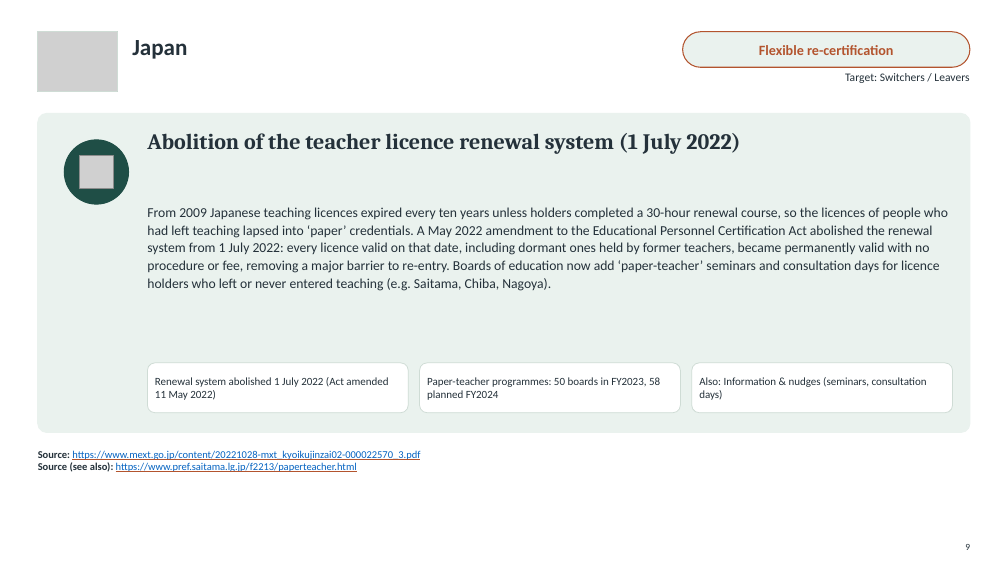
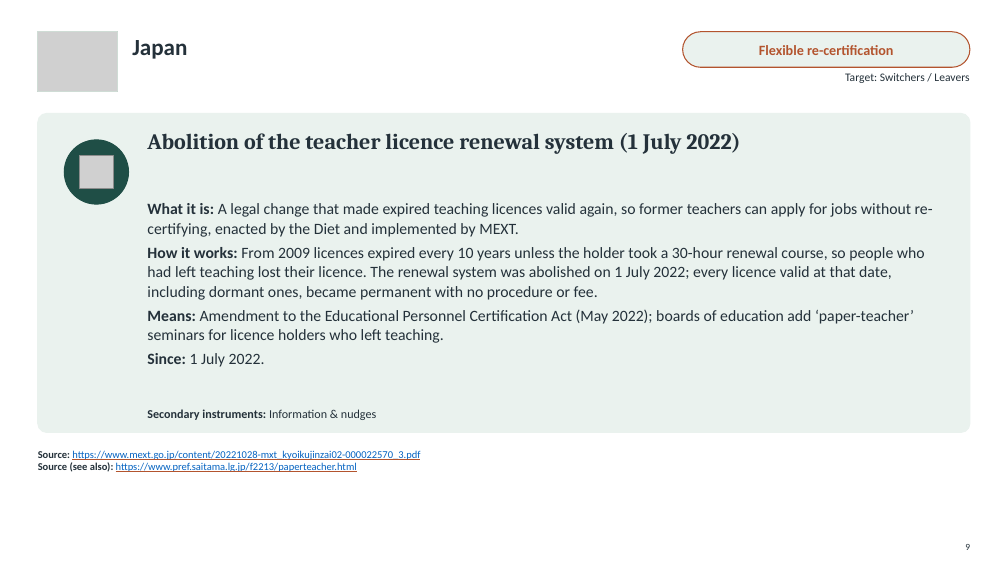
Before and after one commit to jedr1-ship-it/Alternative-Pathways----Quant, a slide deck: slide 9 of policies/Re-attracting_Former_Teachers.pptx. Drawn at 1008x567 pixels with LibreOffice and Linux fonts; fonts in the diff are those of the drawing; grey boxes stand for pictures. Boxes give left, top, right and bottom in pixels: in the first picture for what was removed or moved away, otherwise in the second. Text is boxed around its words. In the diff, an @@ line names an element or a change of style, - is before the commit and + after.

```diff
--- a/policies/Re-attracting_Former_Teachers.pptx
+++ b/policies/Re-attracting_Former_Teachers.pptx
@@ text at (147,203,933,367): text changed; size 13 to 15 pt @@
-From 2009 Japanese teaching licences expired every ten years unless holders completed a 30-hour renewal course, so the licences of people who had left teaching lapsed into ‘paper’ credentials. A May 2022 amendment to the Educational Personnel Certification Act abolished the renewal system from 1 July 2022: every licence valid on that date, including dormant ones held by former teachers, became permanently valid with no procedure or fee, removing a major barrier to re-entry. Boards of education now add ‘paper-teacher’ seminars and consultation days for licence holders who left or never entered teaching (e.g. Saitama, Chiba, Nagoya).
+What it is: A legal change that made expired teaching licences valid again, so former teachers can apply for jobs without re-certifying, enacted by the Diet and implemented by MEXT.
+How it works: From 2009 licences expired every 10 years unless the holder took a 30-hour renewal course, so people who had left teaching lost their licence. The renewal system was abolished on 1 July 2022; every licence valid at that date, including dormant ones, became permanent with no procedure or fee.
+Means: Amendment to the Educational Personnel Certification Act (May 2022); boards of education add ‘paper-teacher’ seminars for licence holders who left teaching.
+Since: 1 July 2022.
@@ rounded rectangle removed at (147,363,408,413) @@
@@ text removed at (155,377,388,400) @@
-Renewal system abolished 1 July 2022 (Act amended 11 May 2022)
@@ rounded rectangle removed at (420,363,681,413) @@
@@ text removed at (427,377,660,400) @@
-Paper-teacher programmes: 50 boards in FY2023, 58 planned FY2024
@@ rounded rectangle removed at (692,363,953,413) @@
@@ text removed at (699,377,927,400) @@
-Also: Information & nudges (seminars, consultation days)
@@ text added at (147,409,376,420), 11.5 pt, text #24313A, bold @@
+Secondary instruments: Information & nudges
```
Also in this commit, not shown: 18 other slides changed, 4 other files.
